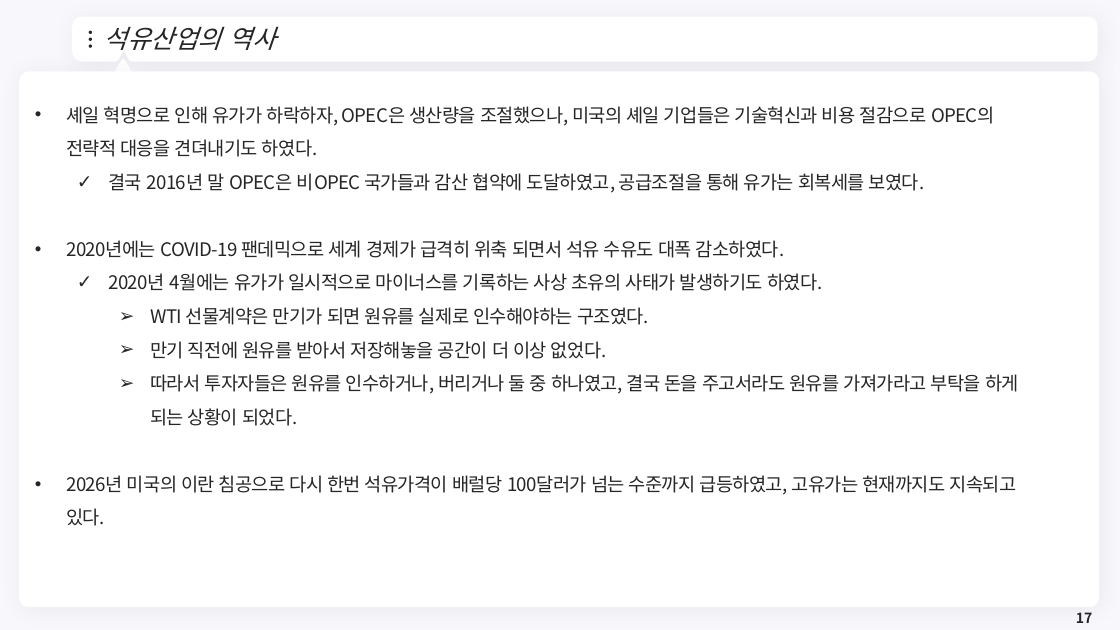
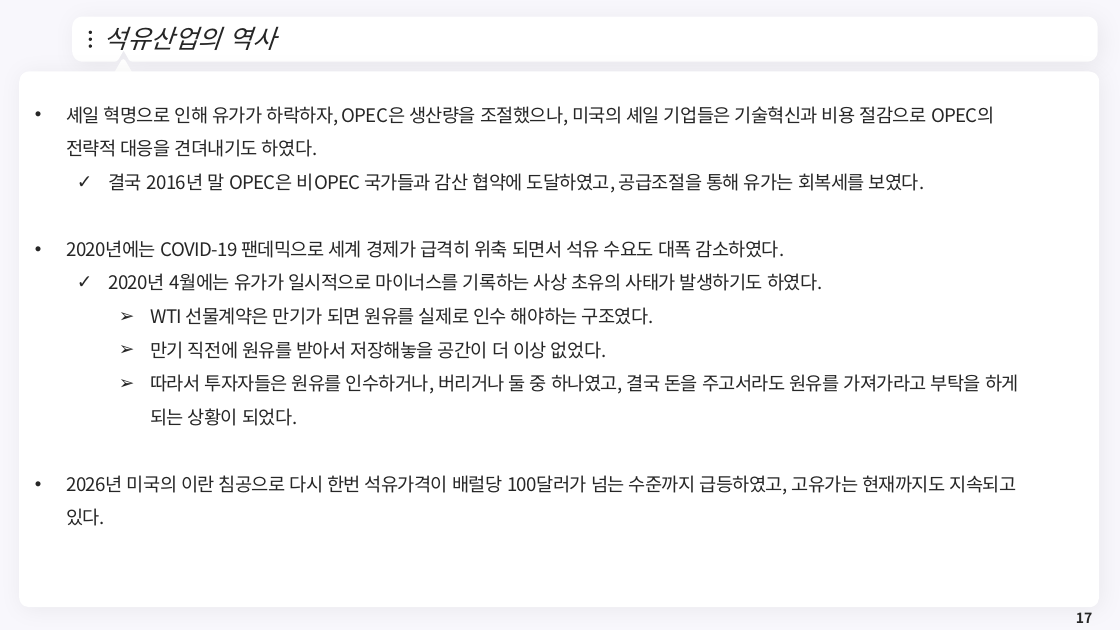
Before and after one commit to meandthey/Teaching, a slide deck: slide 17 of 에너지경제학/자원에너지경제학_Chapter_3 (석유).pptx. Drawn at 1120x630 pixels with LibreOffice and Linux fonts; fonts in the diff are those of the drawing; background and template pictures are left out. Boxes give left, top, right and bottom in pixels: in the first picture for what was removed or moved away, otherwise in the second. Text is boxed around its words. In the diff, an @@ line names an element or a change of style, - is before the commit and + after.

```diff
--- a/에너지경제학/자원에너지경제학_Chapter_3 (석유).pptx
+++ b/에너지경제학/자원에너지경제학_Chapter_3 (석유).pptx
@@ text at (66,240,785,258): text changed @@
-• 2020년에는 COVID-19 팬데믹으로 세계 경제가 급격히 위축 되면서 석유 수유도 대폭 감소하였다.
+• 2020년에는 COVID-19 팬데믹으로 세계 경제가 급격히 위축 되면서 석유 수요도 대폭 감소하였다.
@@ text at (150,307,654,325): spaces changed @@
-    ➢ WTI 선물계약은 만기가 되면 원유를 실제로 인수해야하는 구조였다.
+    ➢ WTI 선물계약은 만기가 되면 원유를 실제로 인수 해야하는 구조였다.
```
Also in this commit, not shown: 7 other slides changed, 3 slides added, 5 other files.
